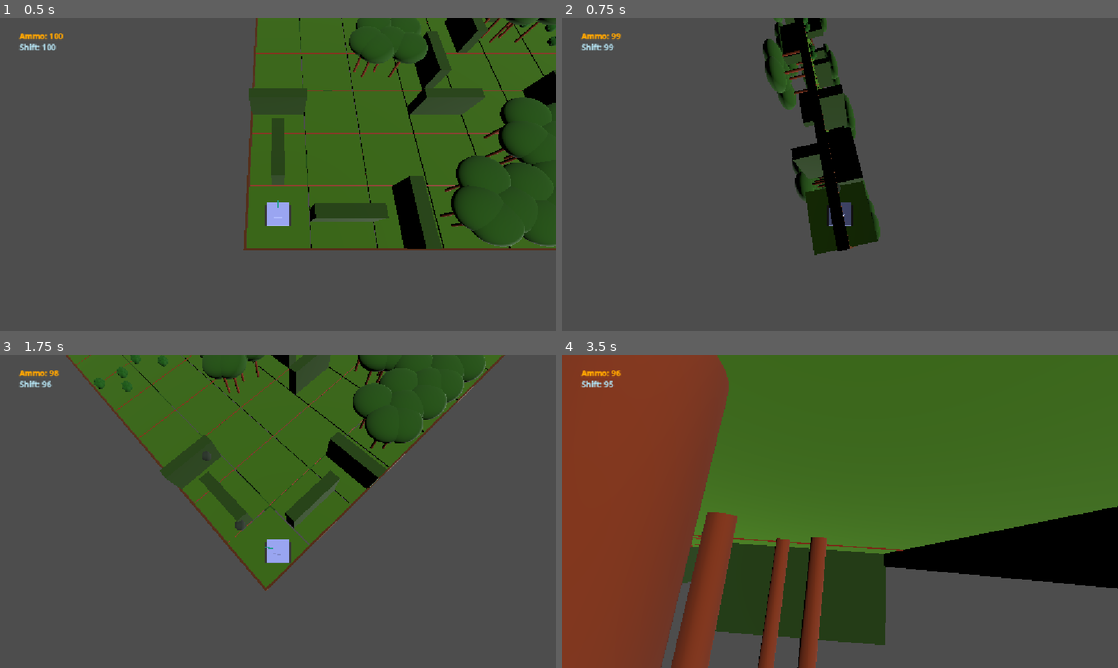
Above: before the commit, frames 1-4 (two rows, left to right).
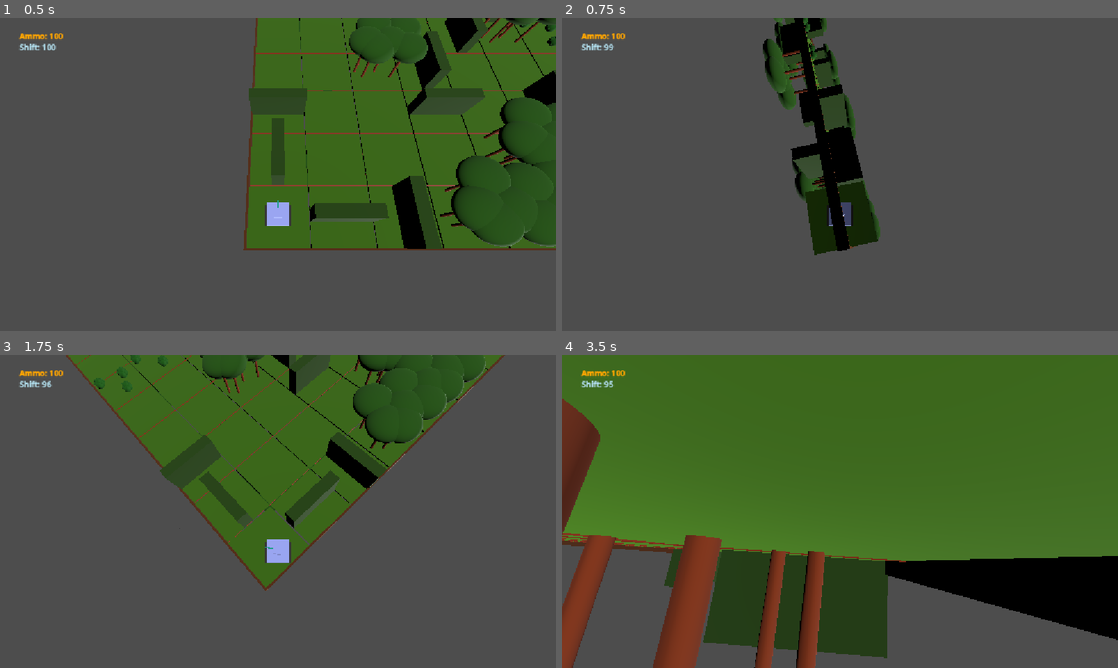
Above: after the commit, the same moments.

Repository: Grihgrix/Tank_Shift
Game: Godot game, scene res://Game scenes/Main_game_scene.tscn
Same seed, same stepped clock (60 frames per second), same inputs: the game is played once before the commit and once after it.
Inputs (mouse positions are in pixels of both pictures, inside the frame that each line leads up to):
- Up to frame 1 (0.5 s): no input
- Up to frame 2 (0.75 s): tap Enter (ui_accept) at 0.5 s; move the mouse to (617, 55) at 0.52 s; hold Right (ui_right) from 0.53 s (still down); click (617, 55) at 0.6 s
- Up to frame 3 (1.75 s): tap Enter (ui_accept) at 0.77, 1.52 s; move the mouse to (166, 527) at 1.27 s; release Right (ui_right) at 1.28 s; hold Down (ui_down) from 1.28 s (still down); right-click (166, 527) at 1.35 s; click (166, 527) at 1.55 s
- Up to frame 4 (3.5 s): move the mouse to (895, 442) at 2.02 s; release Down (ui_down) at 2.03 s; hold Right (ui_right) 2.03-2.78 s; click (895, 442) at 2.1 s; move the mouse to (812, 574) at 2.77 s; hold Up (ui_up) from 2.78 s (still down); click (812, 574) at 2.85 s; tap Enter (ui_accept) at 3.02 s

Frame 1 is identical in both runs. In frame 2, less than 0.1% of the frame differs, in the area x 8-51%, y 4-56%; in frame 3, less than 0.1%; in frame 4, 35%, in the area x 0-100%, y 0-100%.

Commit message:
New projectile using raycast implemented

Diff:
--- a/Game scenes/Character scenes/character.tscn
+++ b/Game scenes/Character scenes/character.tscn
@@ -396,6 +396,10 @@
 
 [node name="Shooter" type="Node3D" parent="Proto_tank/Tourelle/Canon" unique_id=967923646]
 script = ExtResource("3_y3tpf")
+
+[node name="Timer" type="Timer" parent="Proto_tank/Tourelle/Canon/Shooter" unique_id=623596999]
+wait_time = 3.0
+one_shot = true
 
 [node name="CollisionShape3D" type="CollisionShape3D" parent="." unique_id=931742010]
 transform = Transform3D(0.99999994, 0, 0, 0, 0.99999994, 0, 0, 0, 1, 0, 1.15, 0)
--- /dev/null
+++ b/Game scenes/Character scenes/projectile_RC.tscn
@@ -0,0 +1,24 @@
+[gd_scene format=3 uid="uid://suu8idgxtenm"]
+
+[ext_resource type="Script" uid="uid://8phnf5pjmac0" path="res://Game scenes/Character scenes/projectile_rc.gd" id="1_21kgf"]
+
+[sub_resource type="SphereMesh" id="SphereMesh_wltj5"]
+
+[sub_resource type="StandardMaterial3D" id="StandardMaterial3D_ywjyb"]
+albedo_color = Color(0.15487596, 0.154876, 0.15487596, 1)
+
+[node name="Projectile" type="RayCast3D" unique_id=679734095]
+top_level = true
+collision_mask = 3
+script = ExtResource("1_21kgf")
+
+[node name="MeshInstance3D" type="MeshInstance3D" parent="." unique_id=1742461407]
+mesh = SubResource("SphereMesh_wltj5")
+surface_material_override/0 = SubResource("StandardMaterial3D_ywjyb")
+
+[node name="Timer" type="Timer" parent="." unique_id=5218242]
+wait_time = 10.0
+one_shot = true
+autostart = true
+
+[connection signal="timeout" from="Timer" to="." method="_on_timer_timeout"]
--- /dev/null
+++ b/Game scenes/Character scenes/projectile_rc.gd
@@ -0,0 +1,40 @@
+extends RayCast3D
+
+# Tuto followed for this : https://www.youtube.com/watch?v=vGpFwaLUG4U
+
+#@export var speed:int = Global.projectile_speed
+
+
+# Called when the node enters the scene tree for the first time.
+func _ready():
+	pass # Replace with function body.
+
+
+# Called every frame. 'delta' is the elapsed time since the previous frame.
+func _process(delta):
+	pass
+
+func _physics_process(delta):
+	# Move the projectile forward at set speed
+	position += global_basis * Vector3.FORWARD * Global.projectile_speed * delta
+	# Update check where the projectile is going next
+	target_position = Vector3.FORWARD * Global.projectile_speed * delta
+	# Ensure raycast is fully updating
+	force_raycast_update()
+	# Find the object with which we would collide if any
+	var collider = get_collider()
+
+	if is_colliding():
+		# Keep the pojectile on the object colliding
+		global_position = get_collision_point()
+		# Stop the projectile from moving
+		set_physics_process(false)
+
+
+func despawn_projectile():
+	queue_free()
+
+
+func _on_timer_timeout():
+	# At the end of the time, despawn the projectile
+	despawn_projectile()
--- a/Game scenes/Character scenes/shooter.gd
+++ b/Game scenes/Character scenes/shooter.gd
@@ -2,6 +2,9 @@
 
 # Define in variable the scene we will instantiate (the projectile scene)
 const PROJECTILE = preload("res://Game scenes/Character scenes/projectile.tscn")
+const PROJECTILE_RC = preload("uid://suu8idgxtenm")
+
+
 
 # Variables necessary to properly spawn the projectile
 @export var projectiles_parent_group:String = "projectile_parent"
@@ -11,6 +14,7 @@
 # Variables needed for orientation
 @onready var character = $"../../../.."
 @onready var tourelle = $"../../Tourelle"
+@onready var timer = $Timer
 
 @onready var position_delta_x:float = tourelle.global_position.x - global_position.x
 @onready var position_delta_z:float = tourelle.global_position.z - global_position.z
@@ -32,8 +36,9 @@
 
 # Called every frame. 'delta' is the elapsed time since the previous frame.
 func _process(delta):
-	if Input.is_action_just_released("Shoot") and character.canon_ammo_count > 0:
-		_shoot()
+	pass
+	#if Input.is_action_just_released("Shoot") and character.canon_ammo_count > 0:
+	#	_shoot()
 
 
 
@@ -53,3 +58,18 @@
 	projectile.linear_velocity.z = -Global.projectile_speed * position_delta_z / position_delta_xz
 	# Consume an ammunition form the character's wallet
 	character.canon_ammo_count -= 1
+
+
+
+func _physics_process(delta):
+	if Input.is_action_just_released("Shoot") and timer.is_stopped():
+		timer.start(1)
+		print("Shoot")
+		shoot_rc()
+
+func shoot_rc():
+	print("Function starts")
+	var projectile_rc:Node = PROJECTILE_RC.instantiate() # Intantiate new projectile
+	projectiles_node.add_child(projectile_rc)
+	projectile_rc.global_transform = global_transform
+	print("Function stops")
Not shown, added: Game scenes/Character scenes/projectile_rc.gd.uid
